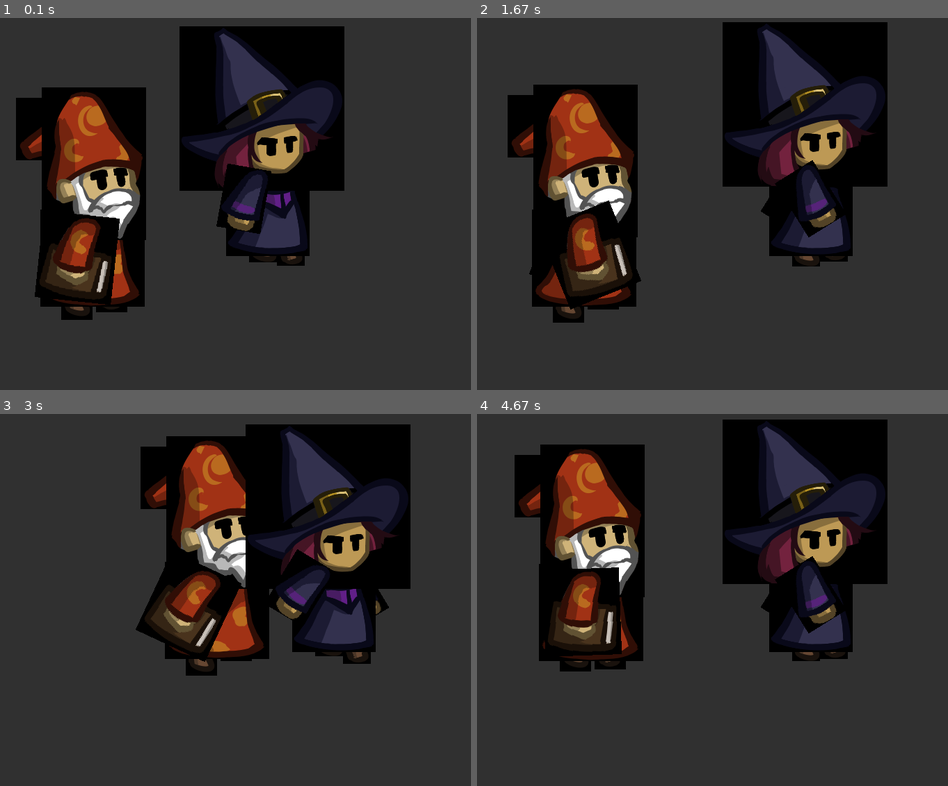
Above: before the commit, frames 1-4 (two rows, left to right).
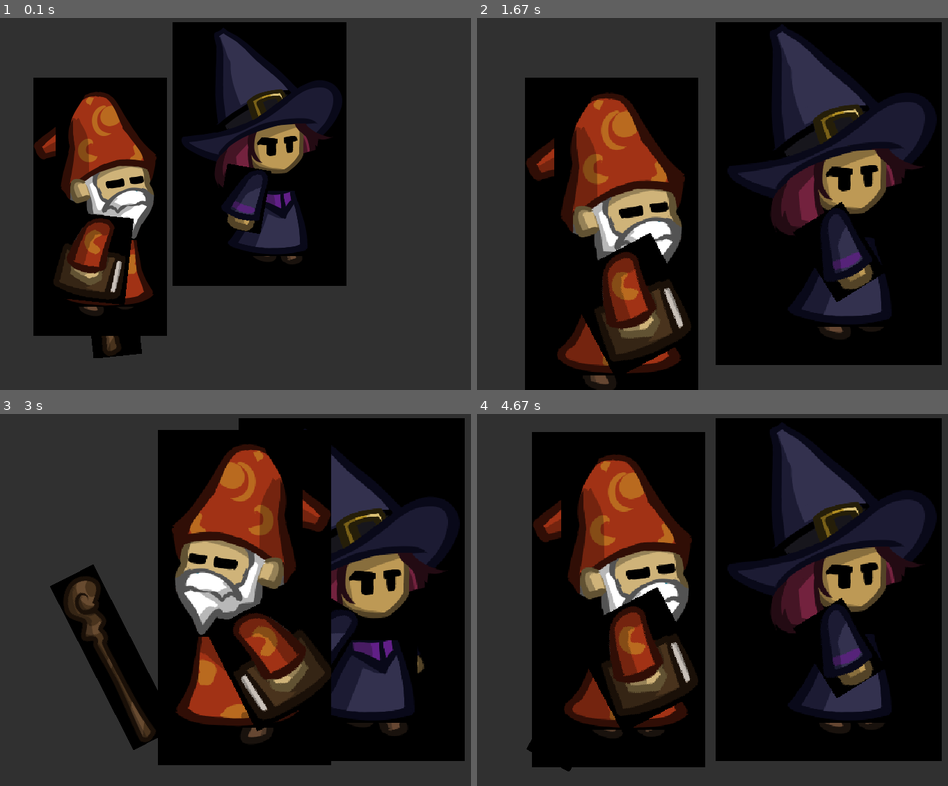
Above: after the commit, the same moments.

Repository: ericmillinder/pygame-multipart-body
Game: pygame game, started from main.py
The game is run twice, just before and just after one commit, with the same random seed, the same clock (stepped at 60 frames per second) and the same inputs.
Inputs:
- Up to frame 1 (0.1 s): no input
- Up to frame 2 (1.67 s): tap S at 0.33 s; hold 2 0.67-1.13 s; hold Right 0.67-1.13 s; tap 1 at 1.17 s; hold Right from 1.5 s (still down); tap U at 1.65 s
- Up to frame 3 (3 s): release Right at 1.97 s; hold Up 2-2.3 s; tap 1 at 2.15 s; hold Right 2.33-2.8 s; hold Left from 2.83 s (still down); tap U at 2.98 s
- Up to frame 4 (4.67 s): release Left at 3.37 s; hold Down 3.4-3.7 s; tap 1 at 3.55 s; hold Left 3.73-4.13 s; hold Up 4.17-4.53 s; tap U at 4.32 s; hold Right from 4.57 s (still down)

The runs differ from the first frame. In frame 1, 23% of the frame differs, in the area x 3-74%, y 1-92%; in frame 2, 63%; in frame 3, 56%; in frame 4, 65%, in the area x 7-99%, y 1-97%.

Commit message:
y sorted camera, scaling, rotation test success, started staffs

Diff:
--- a/cameragroup.py
+++ b/cameragroup.py
@@ -22,7 +22,8 @@
 
     def draw(self, surface: pygame.Surface):
         # self.display_surface = pygame.display.get_surface()
-        for sprite in self.sprites():
+        y_sorted_sprites = sorted(self.sprites(), key=lambda sprite: sprite.pos.y)
+        for sprite in y_sorted_sprites:
             if hasattr(sprite, "draw"):
                 sprite.draw(surface)
             else:
--- a/main.py
+++ b/main.py
@@ -41,6 +41,10 @@
             screen.active_player = wizard
         if pressed_keys[K_2]:
             screen.active_player = witch
+        if mod_keys & KMOD_SHIFT and pressed_keys[K_s] and screen.SCALE > 0.1:
+            screen.SCALE -= 0.1
+        elif pressed_keys[K_s] and screen.SCALE < 5:
+            screen.SCALE += 0.1
 
         if mod_keys & KMOD_SHIFT and pressed_keys[K_u]:
             screen.FPS += 3
--- /dev/null
+++ b/rotation_test.py
@@ -0,0 +1,92 @@
+import logging
+
+import pygame
+from spritesheet import SpriteSheet
+import screen
+from pygame.locals import *
+from screen import *
+
+logging.basicConfig(level=logging.DEBUG)
+sheet = SpriteSheet("assets/images/staff_wizard.png")
+
+image = sheet.image_at((10, 241, 70, 265))
+pos = (WIDTH / 2, HEIGHT / 2)
+rect = image.get_rect(center=pos)
+offset = pygame.math.Vector2(8, -90)
+pos = pygame.math.Vector2(pos)
+
+ball_of_light = sheet.image_at((243, 11, 120, 140))
+ball_of_light = pygame.transform.rotate(ball_of_light, -20)
+ball_of_light = pygame.transform.flip(ball_of_light, True, False)
+ball_of_light_offset = pygame.math.Vector2(60, -165)
+ball_of_light_rect = ball_of_light.get_rect(center=pos + ball_of_light_offset).inflate(100, 0)
+
+FramePerSec = pygame.time.Clock()
+done = False
+i = 0
+moving = True
+speed = 1
+
+
+def process_keys():
+    global done, moving, rect, speed
+    pressed_keys = pygame.key.get_pressed()
+    mod_keys = pygame.key.get_mods()
+    if pressed_keys[K_q]:
+        done = True
+    if pressed_keys[K_LEFT]:
+        offset.x -= 1
+    if pressed_keys[K_RIGHT]:
+        offset.x += 1
+    if pressed_keys[K_UP]:
+        offset.y -= 1
+    if pressed_keys[K_DOWN]:
+        offset.y += 1
+    # logging.info("offset: {}".format(offset))
+    if pressed_keys[K_s]:
+        moving = not moving
+    rect = image.get_rect(center=pos)
+    if mod_keys & KMOD_SHIFT and pressed_keys[K_u]:
+        screen.FPS += 3
+        if screen.FPS >= 90:
+            screen.FPS = 90
+    elif pressed_keys[K_u]:
+        screen.FPS -= 3
+        if screen.FPS <= 3:
+            screen.FPS = 3
+    if mod_keys & KMOD_SHIFT and pressed_keys[K_f]:
+        speed -= 1
+    elif pressed_keys[K_f]:
+        speed += 1
+
+
+while not done:
+    for event in pygame.event.get():
+        if event.type == QUIT:
+            done = True
+
+    process_keys()
+
+    displaysurface.fill('#303030')
+    if moving:
+        i += speed
+
+    rotated_image = pygame.transform.rotozoom(image, i % 360, 1)
+    rotated_offset = offset.rotate(-i)
+    rotated_rect = rotated_image.get_rect(center=rect.center + rotated_offset)
+
+    rotated_ball_of_light_offset = ball_of_light_offset.rotate(-i)
+    rotated_ball_of_light = pygame.transform.rotozoom(ball_of_light, i % 360, 1)
+    rotated_ball_of_light_rect = rotated_ball_of_light.get_rect(center=rect.center + rotated_ball_of_light_offset)
+
+    displaysurface.blit(rotated_ball_of_light, rotated_ball_of_light_rect)
+    displaysurface.blit(rotated_image, rotated_rect)
+
+    # pygame.draw.rect(displaysurface, "red", rotated_ball_of_light_rect, 1)
+    pygame.draw.circle(displaysurface, "green", rotated_rect.center, 5)
+    pygame.draw.circle(displaysurface, "blue", rect.center, 5)
+
+    pygame.display.update()
+    FramePerSec.tick(screen.FPS)
+
+pygame.quit()
--- a/screen.py
+++ b/screen.py
@@ -7,3 +7,6 @@
 
 displaysurface = pygame.display.set_mode((WIDTH, HEIGHT))
 active_player = None
+
+#SCALE = 0.3  # 30%
+SCALE = 1  # 30%
--- a/witch.py
+++ b/witch.py
@@ -52,7 +52,7 @@
         if position == None:
             self.pos = Vector2(100, 100)  # Will eventually be the top-left offset for the entire group
         else:
-            self.pos = position
+            self.pos = Vector2(position)
         self.vel = Vector2(0, 0)
         self.acc = Vector2(0, 0)
 
@@ -62,19 +62,19 @@
 
     def draw(self, surface: pygame.Surface):
         """the sooner drawn, the lower the layer"""
-        # logging.debug("Drawing at {}".format(self.pos))
-        surface.blit(self.foot_l, self.foot_l_rect.move(self.pos))
-        surface.blit(self.foot_r, self.foot_r_rect.move(self.pos))
+        h = 380
+        w = 250
+        totalSize = Rect((0, 0, w, h))
+        tmpSurface = pygame.Surface(totalSize.size).convert_alpha()
+        # pygame.draw.rect(tmpSurface, "red", totalSize, 2)
+        for i in range(len(self.sprites)):
+            tmpSurface.blit(self.sprites[i], self.rects[i])
 
-        surface.blit(self.arm_l_drawn, self.arm_l_drawn_rect.move(self.pos))
-        surface.blit(self.hair, self.hair_rect.move(self.pos))
-        surface.blit(self.shirt, self.shirt_rect.move(self.pos))
-        surface.blit(self.skirt, self.skirt_rect.move(self.pos))
+        if self.directionFacing == LEFT:
+            tmpSurface = pygame.transform.flip(tmpSurface, True, False)
 
-        surface.blit(self.head, self.head_rect.move(self.pos))
-
-        surface.blit(self.arm_r_drawn, self.arm_r_drawn_rect.move(self.pos))
-        # pygame.draw.rect(surface, (200, 200, 200), self.arm_r_drawn_rect, 2)
+        tmpSurface = pygame.transform.scale(tmpSurface, (w * screen.SCALE, h * screen.SCALE))
+        surface.blit(tmpSurface, tmpSurface.get_rect().move(self.pos))
 
     def add(self, *groups: AbstractGroup) -> None:
         super().add(*groups)
@@ -83,6 +83,9 @@
         if self == screen.active_player:
             self.move()
         self.animate()
+        self.sprites = [self.foot_l, self.foot_r, self.arm_l_drawn, self.hair, self.shirt, self.skirt, self.head, self.arm_r_drawn]
+        self.rects = [self.foot_l_rect, self.foot_r_rect, self.arm_l_drawn_rect, self.hair_rect, self.shirt_rect, self.skirt_rect, self.head_rect, self.arm_r_drawn_rect]
+
 
     def move(self):
         self.acc = Vector2(0, 0)
@@ -119,10 +122,14 @@
         self.foot_l_rect.move_ip(self.head_acc.rotate(-180))
         self.foot_r_rect.move_ip(self.head_acc)
 
-        if self.arm_r_acc.x <= Witch.MAX_ARM_SWING_BACK:
+        if self.arm_r_acc.x <= self.MAX_ARM_SWING_BACK:
             self.arm_r_acc.y = 1
-        elif self.arm_r_acc.x > Witch.MAX_ARM_SWING_FORTH:
+        elif self.arm_r_acc.x > self.MAX_ARM_SWING_FORTH:
             self.arm_r_acc.y = -1
+        # TODO figure out how the rotation works when facing the other direction..
+        #   it seems like it would be max - current angle
+        # if self.directionFacing == LEFT:
+        #     self.arm_r_acc.x = self.MA
         self.arm_r_acc.x += self.arm_r_acc.y
 
         angle = self.arm_r_acc.x
--- a/wizard.py
+++ b/wizard.py
@@ -16,11 +16,14 @@
 
 
 class Wizard(pygame.sprite.Sprite):
+    MAX_ARM_SWING_BACK = -35
+    MAX_ARM_SWING_FORTH = 35
 
     def __init__(self, position=None):
         super().__init__()
         self.sheet = SpriteSheet("assets/images/wizard.png")
         self.head = self.sheet.image_at(((0, 0), (150, 220)))
+        self.blink = self.sheet.image_at((153, 187, 70, 43))
         self.hat_point = self.sheet.image_at((0, 220, 110, 90))
         self.hair = self.sheet.image_at((5, 438, 52, 67))
         self.body = self.sheet.image_at(((150, 0), (150, 140)))
@@ -28,18 +31,19 @@
         self.foot_r = self.sheet.image_at((200, 148, 45, 35))
         self.arm_r = self.sheet.image_at((0, 310, 110, 125))
         self.arm_r_drawn = None
-        self.arm_l = pygame.transform.rotate(self.sheet.image_at((60, 435, 100, 80)), -90)
+        self.arm_l = pygame.transform.rotate(self.sheet.image_at((60, 440, 93, 68)), -90)
         self.arm_l_drawn = None
 
-        self.head_rect = self.head.get_rect().move(12, 20)
-        self.hat_point_rect = self.hat_point.get_rect().move(-25, 35)
-        self.hair_rect = self.body.get_rect().move(33, 160)
-        self.body_rect = self.body.get_rect().move(10, 190)
-        self.foot_l_rect = self.foot_l.get_rect().move(40, 305)
-        self.foot_r_rect = self.foot_r.get_rect().move(90, 309)
-        self.arm_r_rect = self.arm_r.get_rect().move(15, 135)
+        self.head_rect = self.head.get_rect().move(32, 20)
+        self.blink_rect = self.blink.get_rect().move(94, 130)
+        self.hat_point_rect = self.hat_point.get_rect().move(-5, 35)
+        self.hair_rect = self.body.get_rect().move(53, 160)
+        self.body_rect = self.body.get_rect().move(30, 190)
+        self.foot_l_rect = self.foot_l.get_rect().move(60, 305)
+        self.foot_r_rect = self.foot_r.get_rect().move(110, 309)
+        self.arm_r_rect = self.arm_r.get_rect().move(35, 135)
         self.arm_r_drawn_rect = None
-        self.arm_l_rect = self.arm_l.get_rect().move(40, 155)
+        self.arm_l_rect = self.arm_l.get_rect().move(60, 155)
         self.arm_l_drawn_rect = None
 
         if position == None:
@@ -54,24 +58,46 @@
         self.head_acc = Vector2(0, 0)
         self.arm_r_acc = Vector2(0, 1)  # current angle, rate of change
 
+        self.weapon = WoodenWizardStaff()
+        self.weapon.rect.move_ip(0, -15)
+
+
     def draw(self, surface: pygame.Surface):
         """Attempting to draw all the parts here as an alternative to this being a Group
         or having to have image and rect attributes
         """
         # logging.debug("Drawing at {}".format(self.pos))
+        w = 192
+        h = 372
+        totalSize = Rect((0, 0, w, h))
+        tmpSurface = pygame.Surface(totalSize.size).convert_alpha()
 
-        surface.blit(self.foot_l, self.foot_l_rect.move(self.pos))
-        surface.blit(self.foot_r, self.foot_r_rect.move(self.pos))
+        tmpSurface.blit(self.foot_l, self.foot_l_rect)
+        tmpSurface.blit(self.foot_r, self.foot_r_rect)
 
-        surface.blit(self.arm_l_drawn, self.arm_l_drawn_rect.move(self.pos))
-        surface.blit(self.hair, self.hair_rect.move(self.pos))
-        surface.blit(self.body, self.body_rect.move(self.pos))
+        hand = Vector2(self.arm_l_drawn_rect.bottomright)
+        hand.y -= -5
+        hand.x -= -5
 
-        surface.blit(self.hat_point, self.hat_point_rect.move(self.pos))
-        surface.blit(self.head, self.head_rect.move(self.pos))
+        surface.blit(self.weapon_drawn, self.weapon_drawn_rect.move(hand))
+        tmpSurface.blit(self.arm_l_drawn, self.arm_l_drawn_rect)
+        # pygame.draw.rect(tmpSurface, (200, 200, 200), totalSize, 1)
 
-        surface.blit(self.arm_r_drawn, self.arm_r_drawn_rect.move(self.pos))
-        # pygame.draw.rect(surface, (200, 200, 200), self.arm_r_drawn_rect, 2)
+        tmpSurface.blit(self.hair, self.hair_rect)
+        tmpSurface.blit(self.body, self.body_rect)
+
+        tmpSurface.blit(self.hat_point, self.hat_point_rect)
+        tmpSurface.blit(self.head, self.head_rect)
+        tmpSurface.blit(self.blink, self.blink_rect)
+        #
+        tmpSurface.blit(self.arm_r_drawn, self.arm_r_drawn_rect)
+
+
+        if self.directionFacing == LEFT:
+            tmpSurface = pygame.transform.flip(tmpSurface, True, False)
+
+        tmpSurface = pygame.transform.scale(tmpSurface, (w * screen.SCALE, h * screen.SCALE))
+        surface.blit(tmpSurface, tmpSurface.get_rect().move(self.pos))
 
     def add(self, *groups: AbstractGroup) -> None:
         super().add(*groups)
@@ -106,22 +132,22 @@
         if self.pos.x < 0:
             self.pos.x = 0
 
-
     def animate(self):
         if self.head_rect.top >= 20:
             self.head_acc = Vector2(0, -1)
         elif self.head_rect.top <= 5:
             self.head_acc = Vector2(0, 1)
         self.head_rect.move_ip(self.head_acc)
+        self.blink_rect.move_ip(self.head_acc)
         self.hat_point_rect.move_ip(self.head_acc)
         self.hair_rect.move_ip(self.head_acc)
 
         self.foot_l_rect.move_ip(self.head_acc.rotate(-180))
         self.foot_r_rect.move_ip(self.head_acc)
 
-        if self.arm_r_acc.x <= -25:
+        if self.arm_r_acc.x <= self.MAX_ARM_SWING_BACK:
             self.arm_r_acc.y = 1
-        elif self.arm_r_acc.x > 35:
+        elif self.arm_r_acc.x > self.MAX_ARM_SWING_FORTH:
             self.arm_r_acc.y = -1
         self.arm_r_acc.x += self.arm_r_acc.y
 
@@ -134,6 +160,8 @@
 
         self.arm_l_drawn, self.arm_l_drawn_rect = \
             self.rotate(self.arm_l, -angle, self.arm_l_rect.center, Vector2(0, self.arm_l_rect.height / 2))
+        self.weapon_drawn, self.weapon_drawn_rect = \
+            self.rotate(self.weapon.image, -angle, self.weapon.rect.center, Vector2(self.arm_l_rect.width / 2, -self.arm_l_rect.height / 2))
 
         # self.head_rect.move_ip()
 
@@ -151,3 +179,18 @@
         # Add the offset vector to the center/pivot point to shift the rect.
         rect = rotated_image.get_rect(center=pivot + rotated_offset)
         return rotated_image, rect  # Return the rotated image and shifted rect.
+
+
+class WizardStaff:
+    def __init__(self, position=None):
+        super().__init__()
+        sheet = SpriteSheet("assets/images/wizard.png")
+        self.wood = sheet.image_at((10, 241, 70, 265))
+
+class WoodenWizardStaff(pygame.sprite.Sprite):
+
+    def __init__(self, position=None):
+        super().__init__()
+        sheet = SpriteSheet("assets/images/staff_wizard.png")
+        self.image = sheet.image_at((10, 241, 70, 265))
+        self.rect = self.image.get_rect()
Binary file added: assets/images/staff_wizard.png
Binary file added: assets/images/staff_wizard2.png
